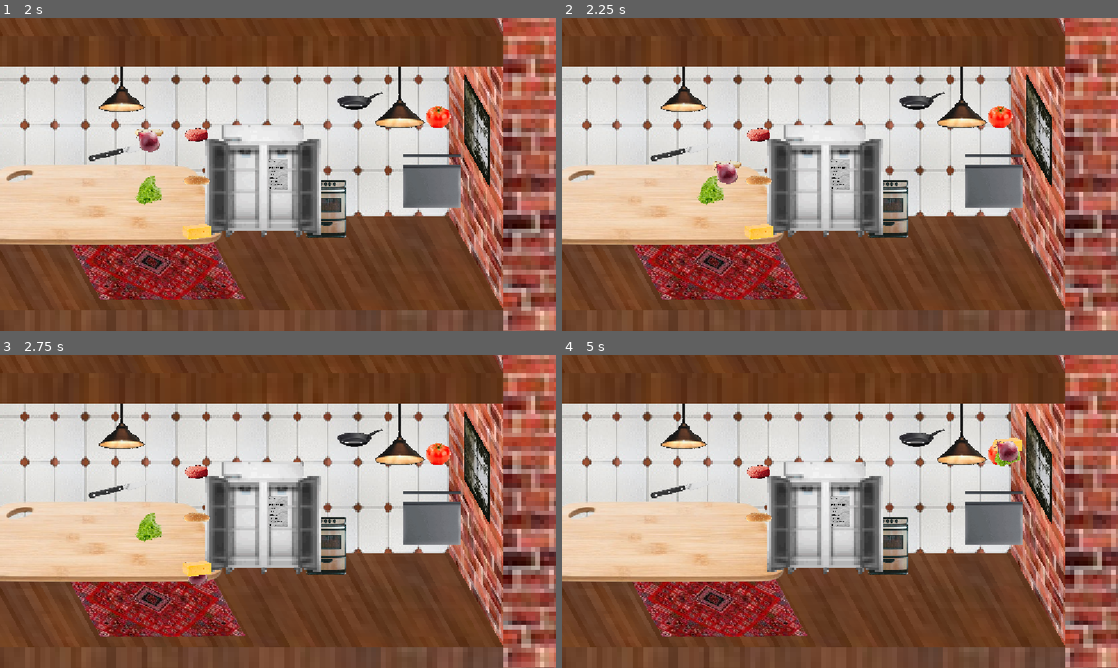
Above: before the commit, frames 1-4 (two rows, left to right).
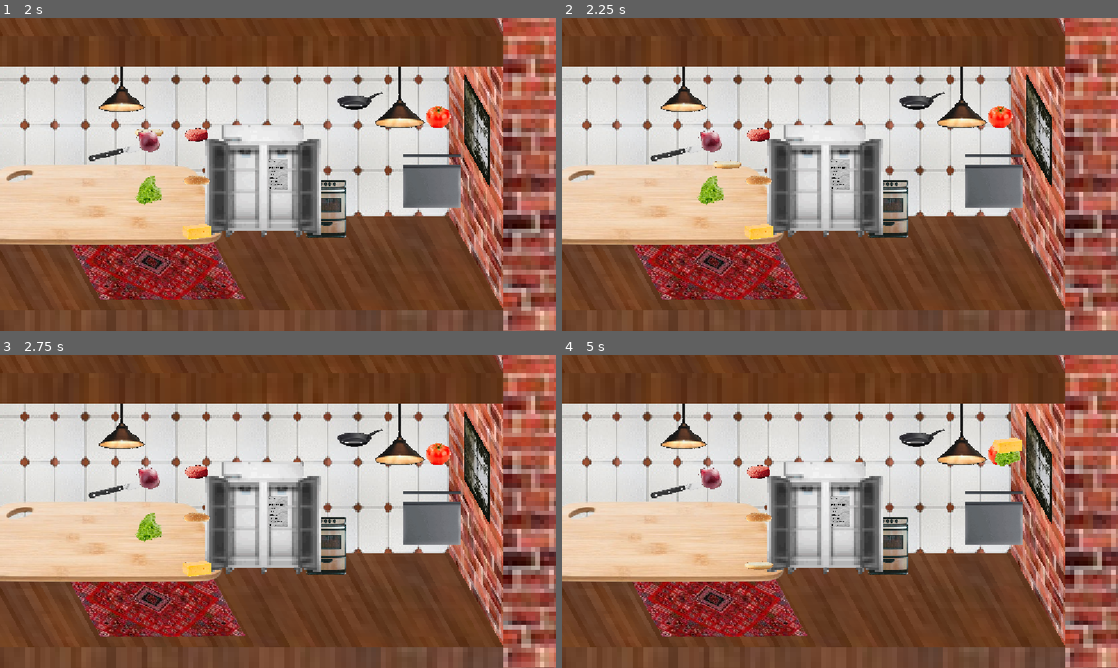
Above: after the commit, the same moments.

Repository: GrossKahn/lemme-cook
Game: Godot game, scene res://scenes/ui/menu.tscn
The game is run twice, just before and just after one commit, with the same random seed, the same clock (stepped at 60 frames per second) and the same inputs.
Inputs (mouse positions are in pixels of both pictures, inside the frame that each line leads up to):
- Up to frame 1 (2 s): click "Start" at 0.5 s; tap Enter at 1.25 s; drag from (133, 221) to (133, 127) at 1.27 s
- Up to frame 2 (2.25 s): tap Space at 2 s; drag from (695, 127) to (745, 221) at 2.02 s
- Up to frame 3 (2.75 s): no input
- Up to frame 4 (5 s): tap Enter at 2.75, 4.25 s; move the mouse to (745, 464) at 2.77 s; click (745, 464) at 2.92 s; tap Space at 3.5 s; drag from (695, 511) to (990, 436) at 3.52 s; drag from (745, 558) to (990, 436) at 4.27 s

Frame 1 is identical in both runs. In frame 2, 0.4% of the frame differs, in the area x 24-32%, y 36-54%; in frame 3, 0.3%; in frame 4, 0.5%, in the area x 24-82%, y 26-69%.

Commit message:
fix stack selection

Diff:
--- a/scripts/ingredient.gd
+++ b/scripts/ingredient.gd
@@ -41,6 +41,9 @@
 var _sprite: Sprite2D
 var _polygon2d: Polygon2D = self
 
+var _am_i_mouse_captured: bool = false
+
+static var _mouse_captured: bool = false
 
 var _cutboard
 
@@ -219,17 +222,20 @@
 
 func _on_input_event(viewport, event, shape_idx):
 	if event is InputEventMouseButton:
-		if event.button_index == MOUSE_BUTTON_LEFT and event.pressed:
+		if event.button_index == MOUSE_BUTTON_LEFT and event.pressed and not _mouse_captured:
 			_audio_pick_up.play()
 			_dragging = true
+			_mouse_captured = true
+			_am_i_mouse_captured = true
 			_offset = global_position - get_global_mouse_position()
 
 func _unhandled_input(event):
 	if event is InputEventMouseButton:
-		if event.button_index == MOUSE_BUTTON_LEFT and not event.pressed:
+		if event.button_index == MOUSE_BUTTON_LEFT and not event.pressed and _am_i_mouse_captured:
 			if _dragging:
 				_audio_leave_item.play()
 			_dragging = false
+			_mouse_captured = false
 # --- Debug Methods ---
 
 func try_drop_out():
